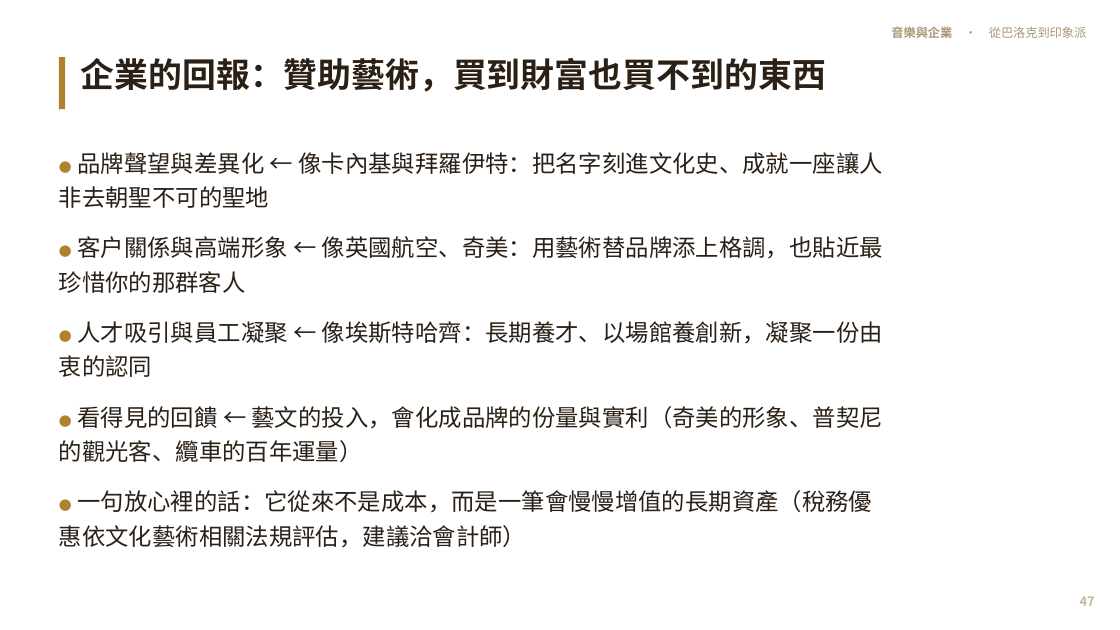
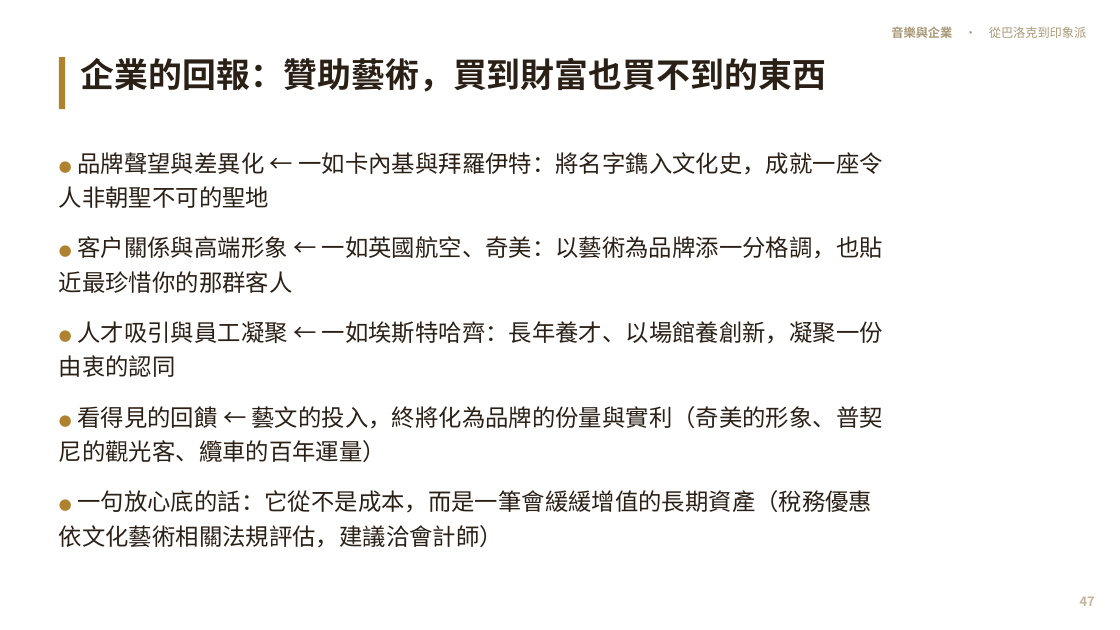
Before and after one commit to kblab2024/music-business-lecture, a slide deck: slide 47 of docs/downloads/音樂與企業-投影片.pptx. Drawn at 1120x630 pixels with LibreOffice and Linux fonts; fonts in the diff are those of the drawing. Boxes give left, top, right and bottom in pixels: in the first picture for what was removed or moved away, otherwise in the second. Text is boxed around its words. In the diff, an @@ line names an element or a change of style, - is before the commit and + after.

```diff
--- a/docs/downloads/音樂與企業-投影片.pptx
+++ b/docs/downloads/音樂與企業-投影片.pptx
@@ text at bbox=[59, 152, 883, 548]: text changed @@
-● 品牌聲望與差異化 ← 像卡內基與拜羅伊特：把名字刻進文化史、成就一座讓人非去朝聖不可的聖地
-● 客戶關係與高端形象 ← 像英國航空、奇美：用藝術替品牌添上格調，也貼近最珍惜你的那群客人
-● 人才吸引與員工凝聚 ← 像埃斯特哈齊：長期養才、以場館養創新，凝聚一份由衷的認同
-● 看得見的回饋 ← 藝文的投入，會化成品牌的份量與實利（奇美的形象、普契尼的觀光客、纜車的百年運量）
-● 一句放心裡的話：它從來不是成本，而是一筆會慢慢增值的長期資產（稅務優惠依文化藝術相關法規評估，建議洽會計師）
+● 品牌聲望與差異化 ← 一如卡內基與拜羅伊特：將名字鐫入文化史，成就一座令人非朝聖不可的聖地
+● 客戶關係與高端形象 ← 一如英國航空、奇美：以藝術為品牌添一分格調，也貼近最珍惜你的那群客人
+● 人才吸引與員工凝聚 ← 一如埃斯特哈齊：長年養才、以場館養創新，凝聚一份由衷的認同
+● 看得見的回饋 ← 藝文的投入，終將化為品牌的份量與實利（奇美的形象、普契尼的觀光客、纜車的百年運量）
+● 一句放心底的話：它從不是成本，而是一筆會緩緩增值的長期資產（稅務優惠依文化藝術相關法規評估，建議洽會計師）
```
Also in this commit, not shown: 55 other slides changed, 7 other files.
